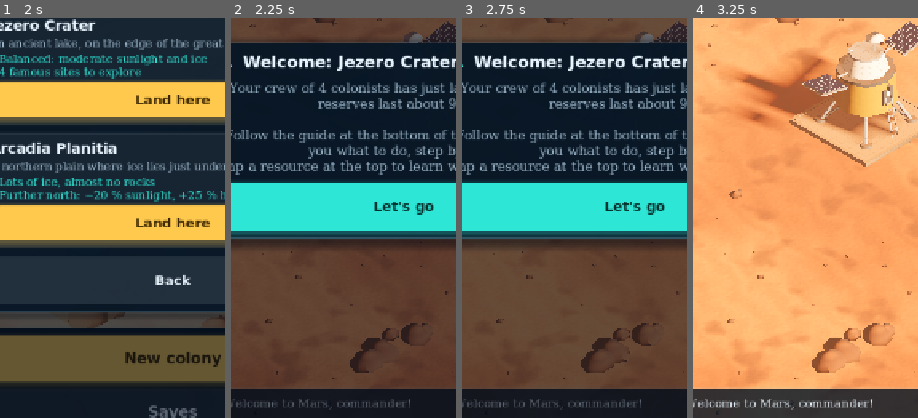
Above: before the commit, frames 1-4 (left to right).
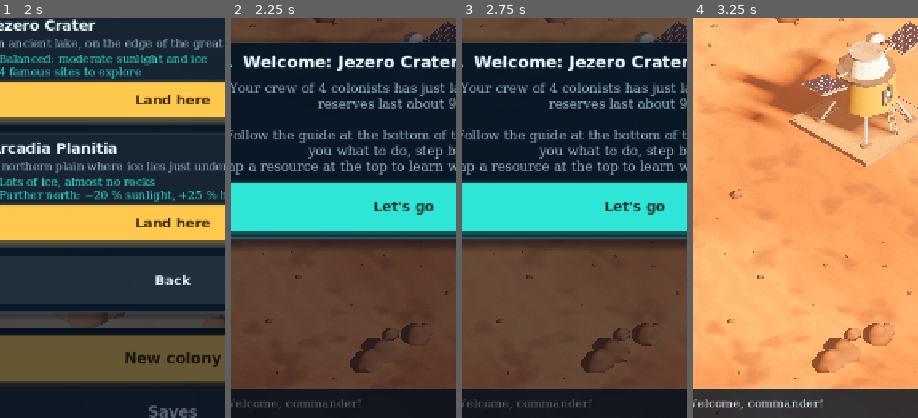
Above: after the commit, the same moments.

Repository: NicolasFaget/AresColony
Game: Godot game, scene res://ui/menu.tscn
Two runs of this game, one before a commit and one after it. Both use one fixed random seed, a clock stepped at 60 frames per second and the inputs below.
Inputs:
- Up to frame 1 (2 s): click "New colony" at 0.5 s; click "New colony" at 1.25 s
- Up to frame 2 (2.25 s): click "Land here" at 2 s
- Up to frame 3 (2.75 s): no input
- Up to frame 4 (3.25 s): click "Let's go" at 2.75 s
The pictures show only the part of the screen within x 12-62%, y 35-85%; the shares and areas given below are measured in that part.

Frame 1 is identical in both runs. In frame 2, 0.4% of the frame differs, in the area x 21-80%, y 95-98%; in frame 3, 0.4%; in frame 4, 0.6%, in the area x 20-80%, y 95-98%.

Commit message:
Cérès : rendu sans atmosphère (régolithe sombre, rochers gris), alerte de matériaux adaptée aux avant-postes, accueil neutre
Co-Authored-By: Claude Opus 5.5 <noreply@anthropic.com>

Diff:
--- a/core/colony_advisor.gd
+++ b/core/colony_advisor.gd
@@ -125,7 +125,8 @@
 			"title": Tr.t("Panneaux poussiéreux : −%d %% d'énergie") % roundi(ColonyEngine.DUST_LOSS * dust * 100.0),
 			"advice": Tr.t("Envoyez une sortie de nettoyage (elle coûte de l'oxygène), ou espérez un tourbillon de poussière."),
 			"tab": TAB_COLONY, "target": "maintenance" })
-	if engine.resupplies_left() <= 1 and not _has_linked(engine, "kiln"):
+	var outpost := engine.state.recruits_sent >= ColonyContent.RECRUITS.size() and engine.state.resupply_count >= ColonyEngine.RESUPPLY_LIMIT 			and engine.state.amount(ColonyContent.MATERIALS) >= 60.0
+	if engine.resupplies_left() <= 1 and not _has_linked(engine, "kiln") and not _has_linked(engine, "brine") and not outpost:
 		var researched := engine.state.research_done.has("regolith")
 		list.append({ "level": "warning", "resource": ColonyContent.MATERIALS, "sols": INF,
 			"title": Tr.t("Dernier envoi de matériaux au prochain ravitaillement") if engine.resupplies_left() == 1
--- a/i18n/en.json
+++ b/i18n/en.json
@@ -101,6 +101,7 @@
 "Bientôt : la lune de Saturne, au bout du voyage.": "Coming soon: Saturn's moon, at the end of the journey.",
 "Bienvenue : ": "Welcome: ",
 "Bienvenue sur Mars, commandant !": "Welcome to Mars, commander!",
+"Bienvenue, commandant !": "Welcome, commander!",
 "Bilan moyen : %s%s %s/sol": "Average balance: %s%s %s/sol",
 "Blindage en régolithe": "Regolith shielding",
 "Bonne réponse ! +%d données.": "Correct! +%d data.",
--- a/tests/capture.gd
+++ b/tests/capture.gd
@@ -406,6 +406,53 @@
 				modal.queue_free()
 			await _frames(30)
 			await _shot("A4_arcadia")
+		"ceres":
+			var mars_state := ColonyState.new()
+			var mars := ColonyEngine.new(mars_state)
+			ColonyBot.play(mars, 152.0)
+			mars.state.era = 4
+			for r: Defs.Research in mars.research_defs.values():
+				if not mars.state.research_done.has(r.id):
+					mars.state.research_done.append(r.id)
+			var campaign := Campaign.from_engine(mars)
+			var st := ColonyState.new()
+			st.region = "ceres"
+			st.name = "Cratère Occator"
+			st.sol = mars.state.sol
+			st.map_seed = 7920
+			campaign._add_colony(st)
+			var ceres: ColonyEngine = campaign.engines[1]
+			ceres.setup_outpost([{ "name": "Ada", "role": "ingénieure", "health": 1.0 }, { "name": "Tom", "role": "médecin", "health": 1.0 },
+					{ "name": "Yuki", "role": "chimiste", "health": 1.0 }, { "name": "Kofi", "role": "électricien", "health": 1.0 }],
+					{ ColonyContent.MATERIALS: 250.0 })
+			campaign.sync_knowledge()
+			ceres.state.resources[ColonyContent.MATERIALS] = 400.0
+			for id in ["electrolyser", "brine", "solar", "habitat"]:
+				var spot := ColonyBot.connected_spot(ceres, id)
+				if id == "brine":
+					for cell in ceres.map.ice_cells():
+						if ceres.placement_problem("brine", cell).is_empty() and ceres.would_connect("brine", cell):
+							spot = cell
+							break
+				print(id, " : ", ceres.place(id, spot), " ", ceres.placement_problem(id, spot))
+			ceres.state.speed = 0
+			ceres.state.sol = floorf(ceres.state.sol) + 1.45
+			campaign.switch_to(1)
+			manager.campaign = campaign
+			manager.engine = ceres
+			main = await _open_main()
+			_close_modals(main)
+			if not main._window.collapsed:
+				main._window.toggle_collapsed()
+			main._world.rig.zoom(0.8)
+			await _frames(30)
+			await _shot("B0_ceres")
+			main._show_network()
+			await _shot("B1_reseau_fenetres")
+			_close_modals(main)
+			campaign.switch_to(0)
+			main._show_founding()
+			await _shot("B2_fondation_ceres")
 		"interaction":
 			main = await _open_main()
 			_close_modals(main)
--- a/ui/components/news_ticker.gd
+++ b/ui/components/news_ticker.gd
@@ -23,7 +23,7 @@
 	_clip.add_child(_label)
 	add_child(UiFx.hbox(10, [UiFx.image(UiFx.icon("news"), 26, Palette.ACCENT), _clip]))
 	mouse_filter = Control.MOUSE_FILTER_IGNORE
-	_label.text = Tr.t("Bienvenue sur Mars, commandant !")
+	_label.text = Tr.t("Bienvenue, commandant !")
 	_showing = true
 	_timer = DISPLAY_SECONDS
 
--- a/world/colony_world.gd
+++ b/world/colony_world.gd
@@ -795,7 +795,7 @@
 		multimesh.set_instance_transform(i, transforms[i])
 	var pebbles := MultiMeshInstance3D.new()
 	pebbles.multimesh = multimesh
-	pebbles.material_override = ModelBuilder.rock_material(Color("#2e2c2a") if not _engine.planet().atmosphere else Color("#4e2516"))
+	pebbles.material_override = (ModelBuilder.rock_material(Color("#2e2c2a"), 0.0) if not _engine.planet().atmosphere else ModelBuilder.rock_material(Color("#4e2516")))
 	pebbles.cast_shadow = GeometryInstance3D.SHADOW_CASTING_SETTING_OFF
 	add_child(pebbles)
 
@@ -829,7 +829,7 @@
 		multimesh.set_instance_transform(i, transforms[i])
 	var rocks := MultiMeshInstance3D.new()
 	rocks.multimesh = multimesh
-	rocks.material_override = ModelBuilder.rock_material(Color("#3a3734")) if not _engine.planet().atmosphere else ModelBuilder.rock_material()
+	rocks.material_override = ModelBuilder.rock_material(Color("#3a3734"), 0.0) if not _engine.planet().atmosphere else ModelBuilder.rock_material()
 	add_child(rocks)
 
 
--- a/world/model_builder.gd
+++ b/world/model_builder.gd
@@ -648,10 +648,10 @@
 	return r
 
 
-static func rock_material(color := ROCK) -> Material:
-	var key := "rock|" + color.to_html()
+static func rock_material(color := ROCK, dust := 0.55) -> Material:
+	var key := "rock|%s|%s" % [color.to_html(), dust]
 	if not _materials.has(key):
-		_materials[key] = hull(color, 0.0, 0.95, 0.6, 0.55, 0.0)
+		_materials[key] = hull(color, 0.0, 0.95, 0.6, dust, 0.0)
 	return _materials[key]
 
 
Not shown, changed: DESIGN.md
